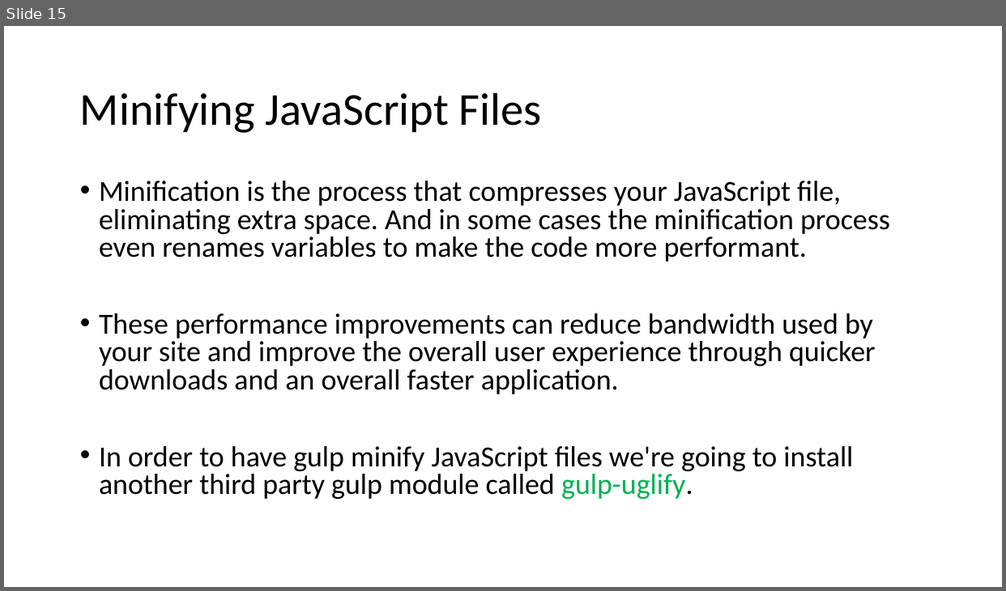
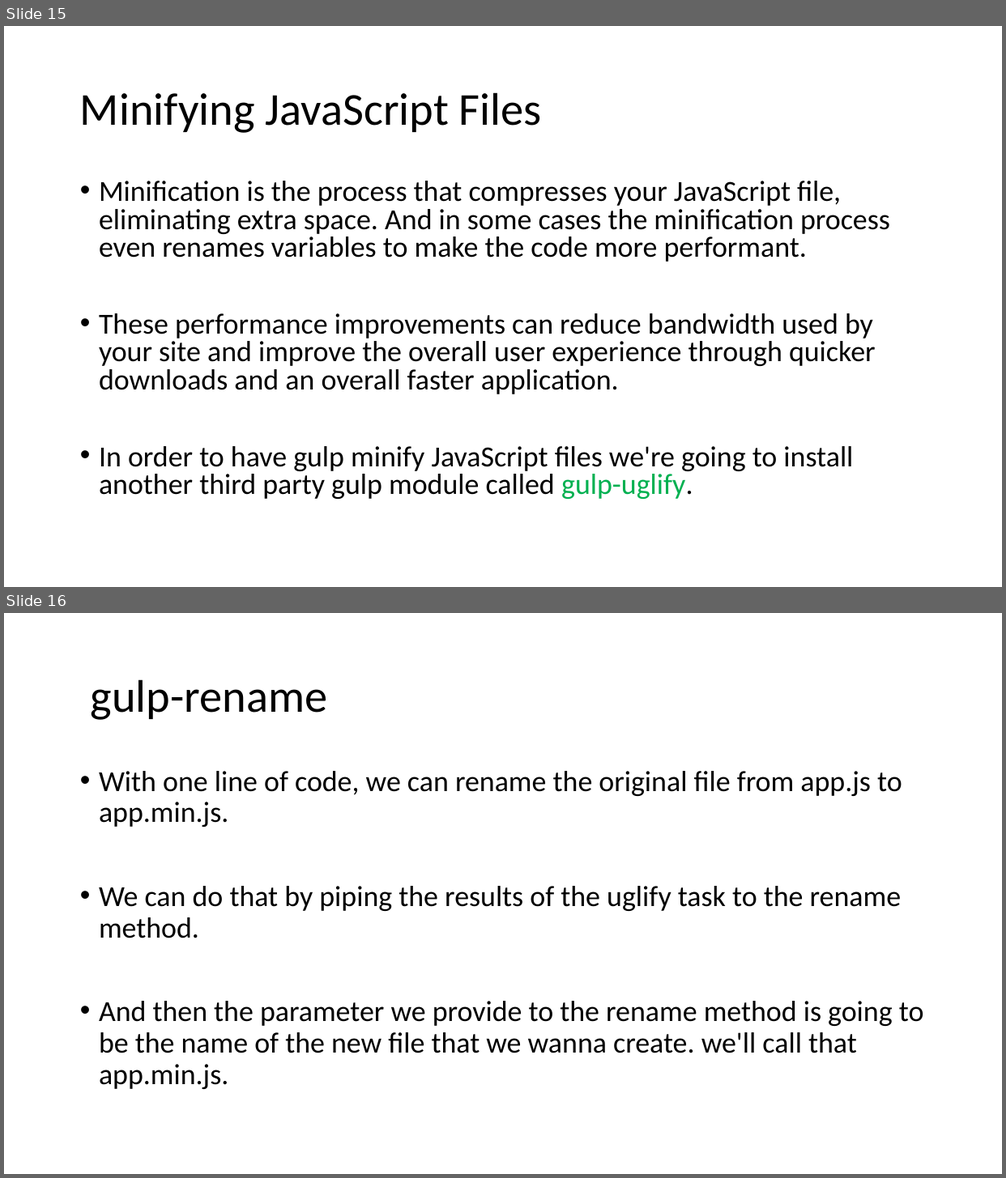
Before and after one commit to AbWahab07/TH-Gulp, a slide deck: Gulp Basics.pptx. Shown one above the other, each under a label of ours: slide 15 before the commit, slides 15 and 16 after it. The pictures are 1006x591 and 1006x1178 pixels, drawn with LibreOffice and Linux fonts; fonts in the diff are those of the drawing. Boxes give left, top, right and bottom in pixels: in the first picture for what was removed or moved away, otherwise in the second. Text is boxed around its words. In the diff, an @@ line names an element or a change of style, - is before the commit and + after.

Commit message:
Added dist folder using build task of gulpfile.js

```diff
--- a/Gulp Basics.pptx
+++ b/Gulp Basics.pptx
@@ slide 16 added at <box>4,613,1002,1174</box>, background #FFFFFF @@
@@ title added at <box>91,679,328,720</box>, 44 pt, text #000000 @@
+gulp-rename
@@ text added at <box>99,771,924,1089</box>, 28 pt, text #000000 @@
+• With one line of code, we can rename the original file from app.js to app.min.js.
+• We can do that by piping the results of the uglify task to the rename method.
+• And then the parameter we provide to the rename method is going to be the name of the new file that we wanna create. we'll call that app.min.js.
```
Also in this commit, not shown: 7 other slides added, 20 other files.
